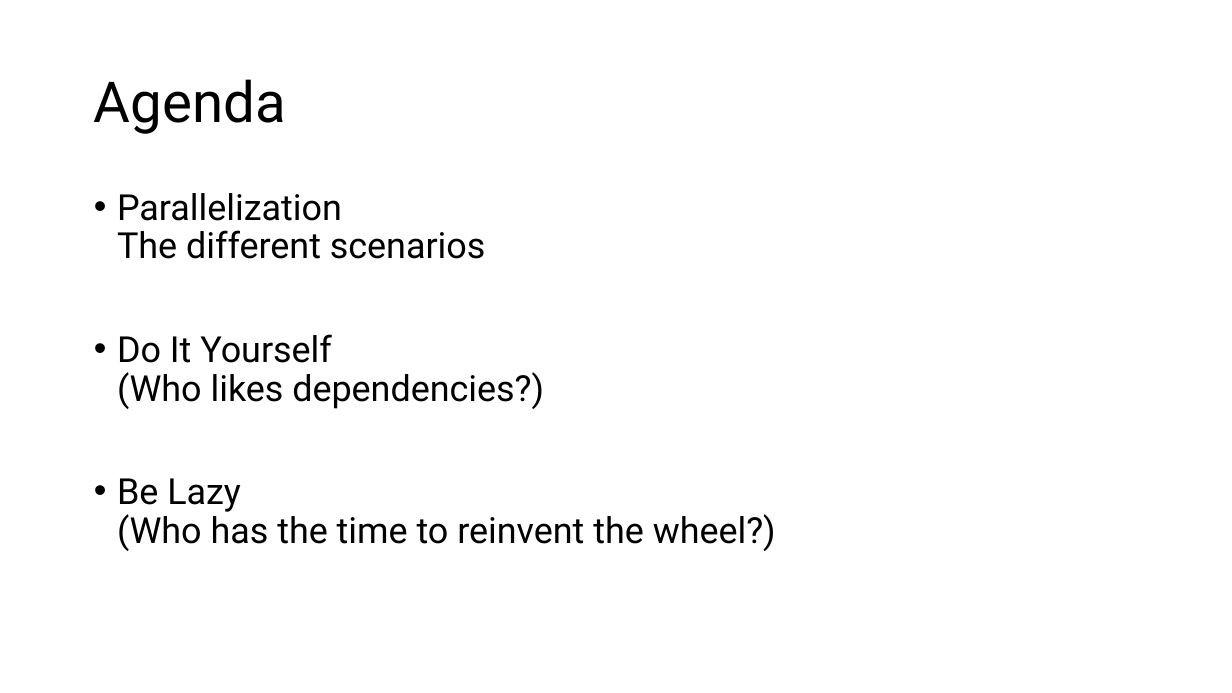
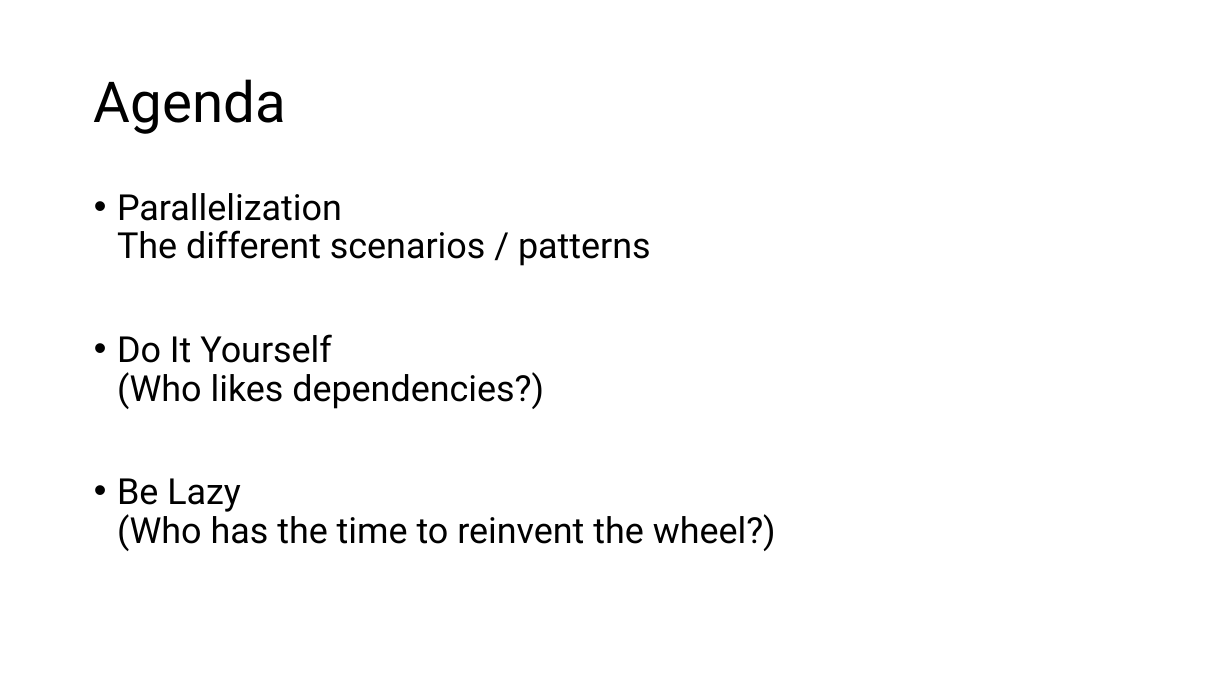
Before and after one commit to FriedrichWeinmann/P2024-PSSummit-RunspaceWorkflows, a slide deck: slide 3 of Slides/P2024-PSSummit-RunspaceWorkflows.pptx. Drawn at 1232x693 pixels with LibreOffice and Linux fonts; fonts in the diff are those of the drawing. Boxes give left, top, right and bottom in pixels: in the first picture for what was removed or moved away, otherwise in the second. Text is boxed around its words. In the diff, an @@ line names an element or a change of style, - is before the commit and + after.

```diff
--- a/Slides/P2024-PSSummit-RunspaceWorkflows.pptx
+++ b/Slides/P2024-PSSummit-RunspaceWorkflows.pptx
@@ text at box(117, 193, 651, 266): text changed @@
-• Parallelization
-  The different scenarios
+• Parallelization
+  The different scenarios / patterns
```
Also in this commit, not shown: 1 other slide changed, 6 slides added, 7 other files.
